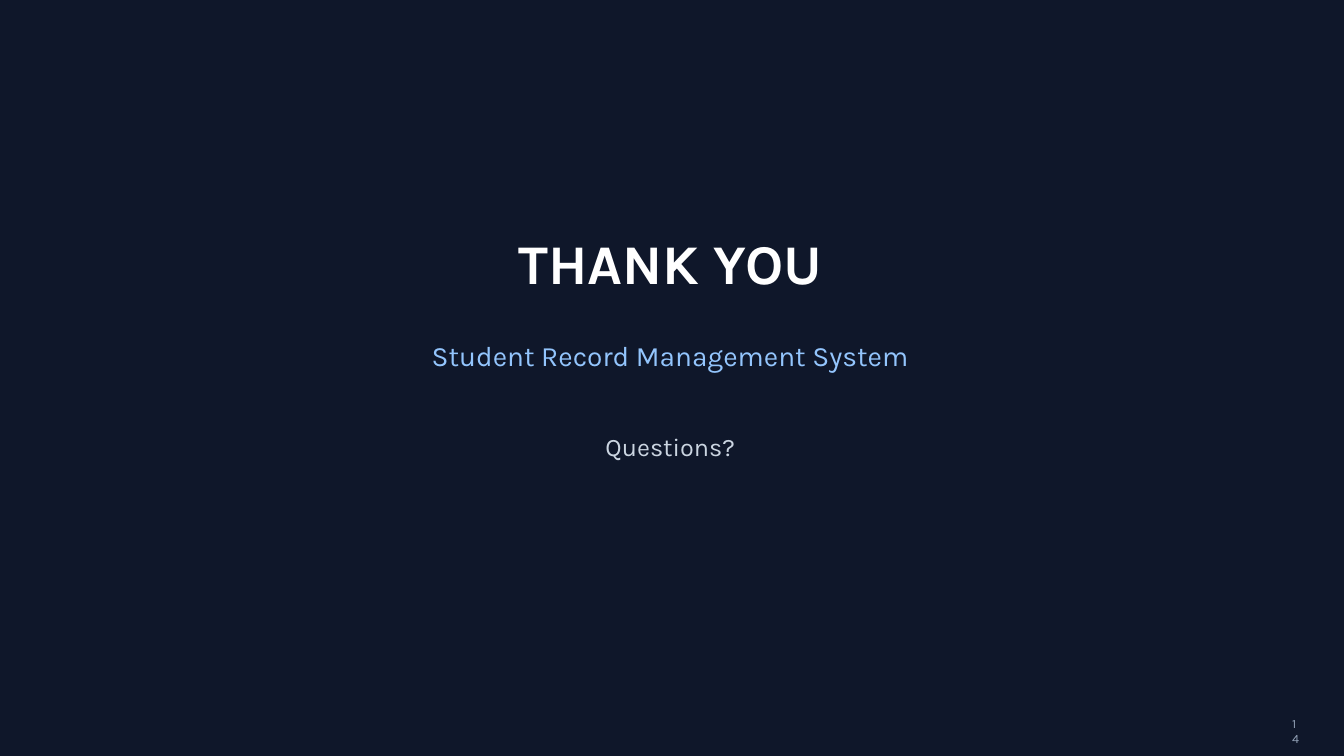
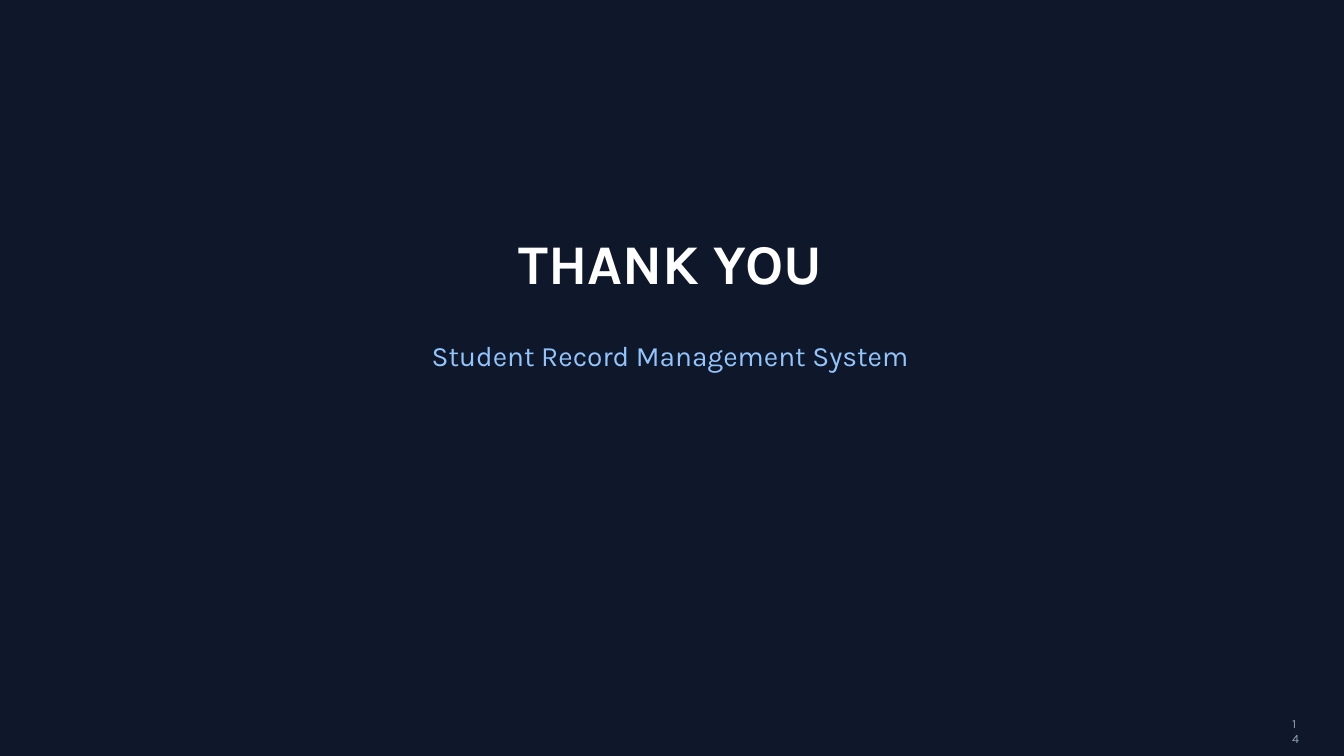
Before and after one commit to mohit2badola/student_dbms, a slide deck: slide 14 of Student_Record_Management_DBMS_Presentation.pptx. Drawn at 1344x756 pixels with LibreOffice and Linux fonts; fonts in the diff are those of the drawing. Boxes give left, top, right and bottom in pixels: in the first picture for what was removed or moved away, otherwise in the second. Text is boxed around its words. In the diff, an @@ line names an element or a change of style, - is before the commit and + after.

```diff
--- a/Student_Record_Management_DBMS_Presentation.pptx
+++ b/Student_Record_Management_DBMS_Presentation.pptx
@@ text removed at (x1=605, y1=438, x2=734, y2=460) @@
-Questions?
```
Also in this commit, not shown: 2 other slides changed.
